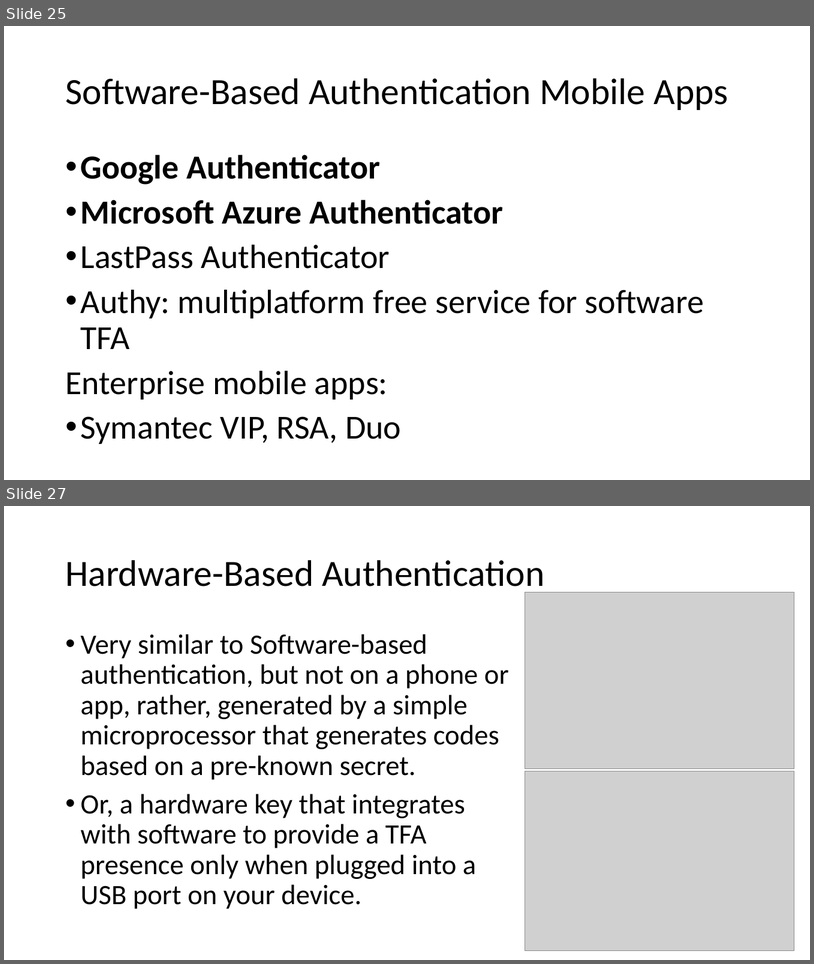
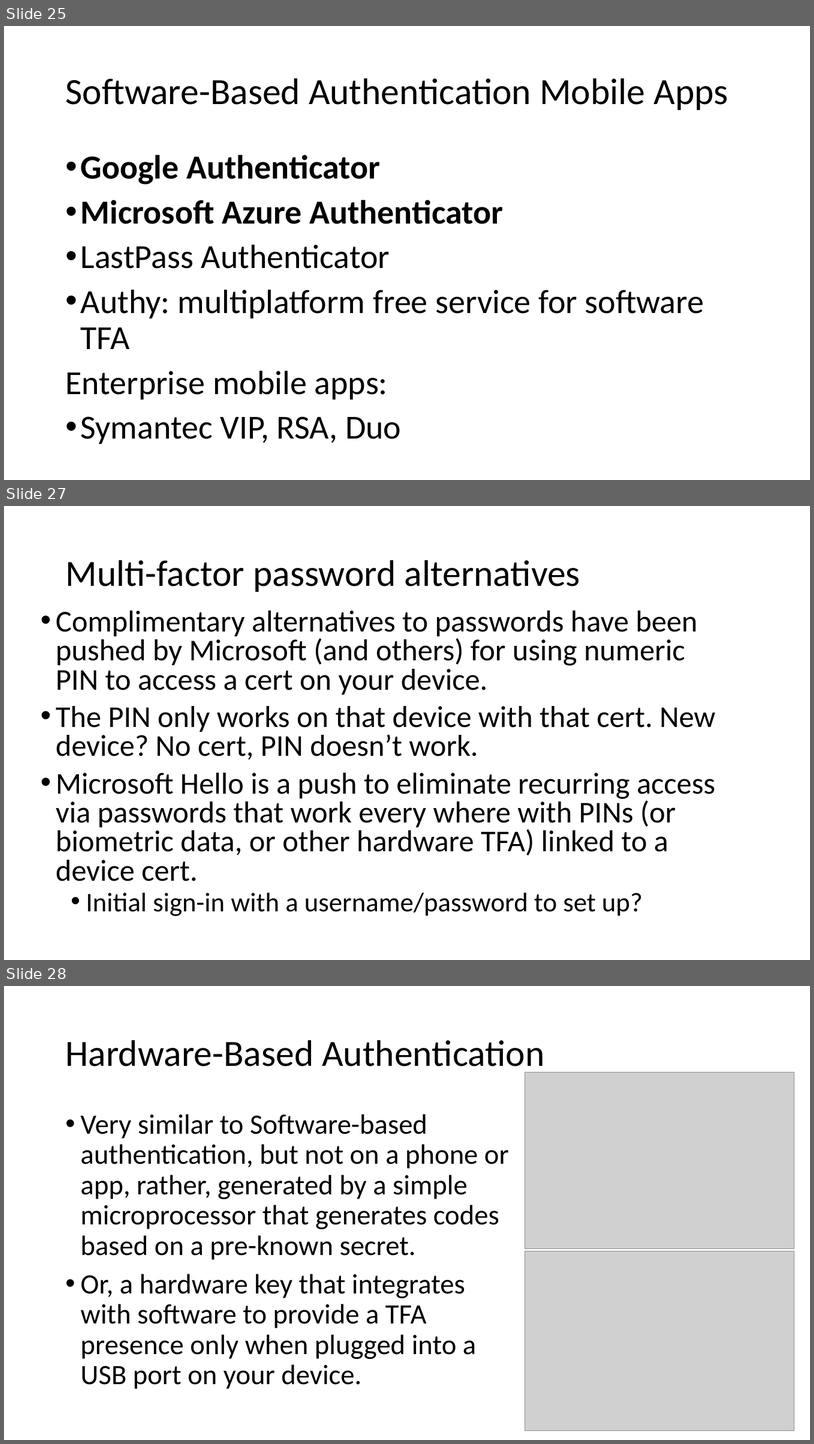
Before and after one commit to williamadba/Public-Presentations, a slide deck: Personal Practical Cybersecurity/Personal Practical Cybersecurity.pptx. Shown one above the other, each under a label of ours: slides 25 and 27 before the commit, slides 25, 27 and 28 after it; the slides between them are not shown. The pictures are 814x964 and 814x1444 pixels, drawn with LibreOffice and Linux fonts; fonts in the diff are those of the drawing; grey boxes stand for pictures. Boxes give left, top, right and bottom in pixels: in the first picture for what was removed or moved away, otherwise in the second. Text is boxed around its words. In the diff, an @@ line names an element or a change of style, - is before the commit and + after.

```diff
--- a/Personal Practical Cybersecurity/Personal Practical Cybersecurity.pptx
+++ b/Personal Practical Cybersecurity/Personal Practical Cybersecurity.pptx
@@ slide 27 added at [4,506,810,960], background #FFFFFF @@
@@ title added at [65,560,581,592], 44 pt, text #000000 @@
+Multi-factor password alternatives
@@ text added at [56,610,716,916], 36 pt, text #000000 @@
+• Complimentary alternatives to passwords have been pushed by Microsoft (and others) for using numeric PIN to access a cert on your device.
+• The PIN only works on that device with that cert. New device? No cert, PIN doesn’t work.
+• Microsoft Hello is a push to eliminate recurring access via passwords that work every where with PINs (or biometric data, or other hardware TFA) linked to a device cert.
+  • Initial sign-in with a username/password to set up?
@@ what was slide 27 is now slide 28 @@
```
Also in this commit, not shown: 5 slides changed.
